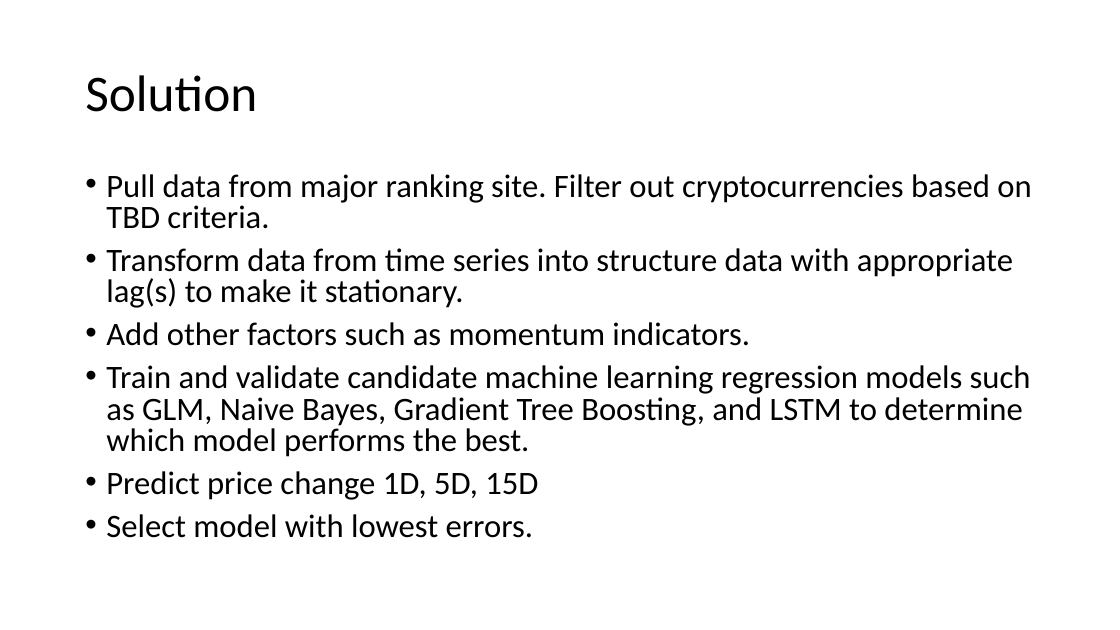
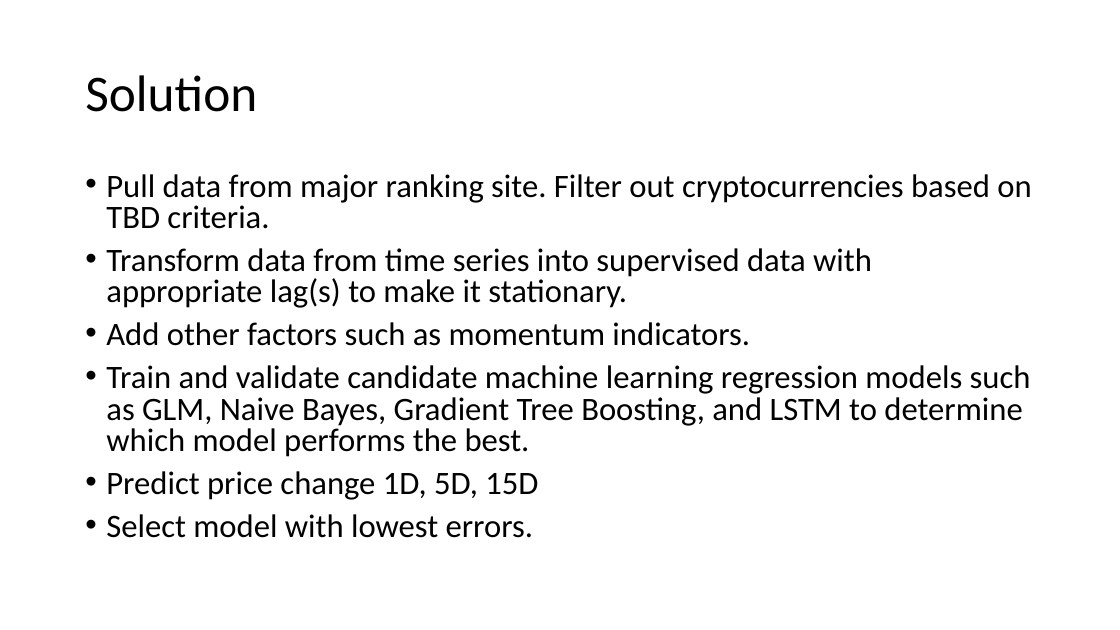
Before and after one commit to pwidhalm/capstone, a slide deck: slide 4 of ProblemMotivationSolution-matt.pptx. Drawn at 1120x630 pixels with LibreOffice and Linux fonts; fonts in the diff are those of the drawing. Boxes give left, top, right and bottom in pixels: in the first picture for what was removed or moved away, otherwise in the second. Text is boxed around its words. In the diff, an @@ line names an element or a change of style, - is before the commit and + after.

Commit message:
minor update

```diff
--- a/ProblemMotivationSolution-matt.pptx
+++ b/ProblemMotivationSolution-matt.pptx
@@ text at (106,248,872,308): text changed @@
-• Transform data from time series into structure data with appropriate lag(s) to make it stationary.
+• Transform data from time series into supervised data with appropriate lag(s) to make it stationary.
```
